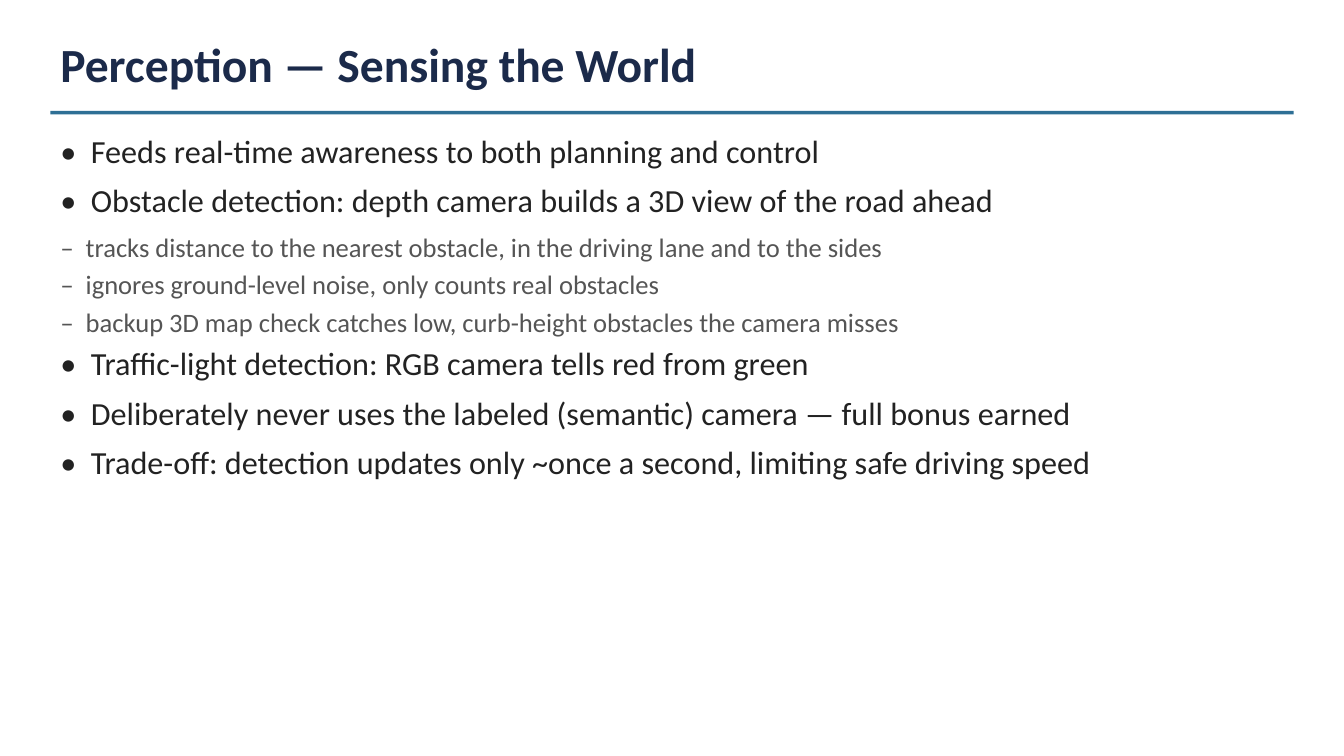
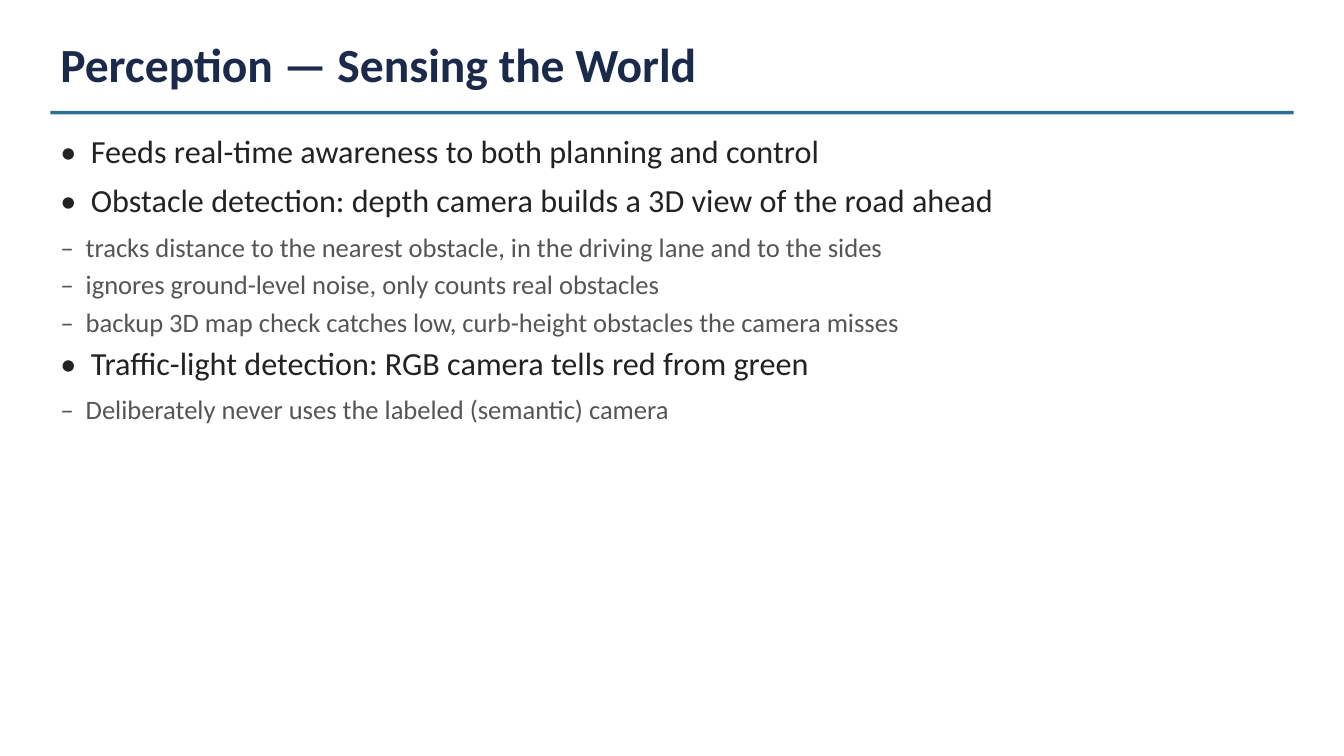
Before and after one commit to ly836669642-lgtm/project, a slide deck: slide 4 of docs/Report.pptx. Drawn at 1344x756 pixels with LibreOffice and Linux fonts; fonts in the diff are those of the drawing. Boxes give left, top, right and bottom in pixels: in the first picture for what was removed or moved away, otherwise in the second. Text is boxed around its words. In the diff, an @@ line names an element or a change of style, - is before the commit and + after.

```diff
--- a/docs/Report.pptx
+++ b/docs/Report.pptx
@@ text at box(86, 400, 669, 424): text changed; size 23 to 19 pt; text colour #222222 to #555555 @@
-• Deliberately never uses the labeled (semantic) camera — full bonus earned
-• Trade-off: detection updates only ~once a second, limiting safe driving speed
+‒ Deliberately never uses the labeled (semantic) camera
```
Also in this commit, not shown: 1 other slide changed.
